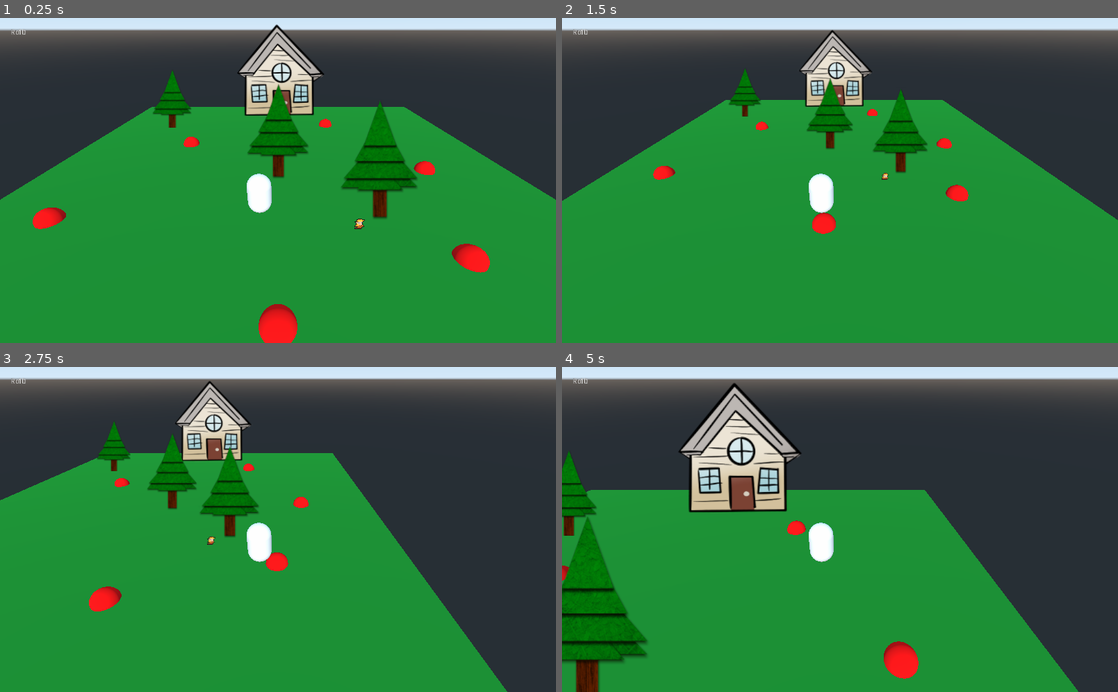
Above: before the commit, frames 1-4 (two rows, left to right).
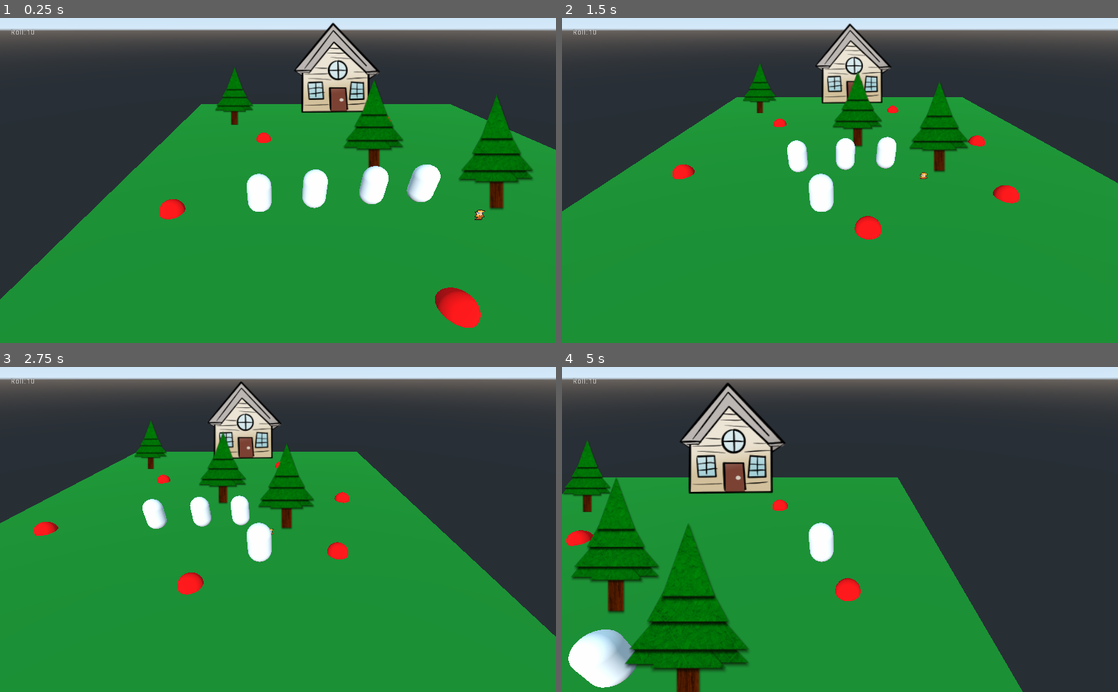
Above: after the commit, the same moments.

Repository: atchan24/EarthGamesWI2021
Game: Godot game, scene res://Main.tscn
Two runs of this game, one before a commit and one after it. Both use one fixed random seed, a clock stepped at 60 frames per second and the inputs below.
Inputs:
- Up to frame 1 (0.25 s): no input
- Up to frame 2 (1.5 s): hold Space (ui_roll) 0.53-1.28 s; tap Space (ui_roll) at 1.35 s
- Up to frame 3 (2.75 s): hold Space (ui_roll) from 2.03 s (still down)
- Up to frame 4 (5 s): release Space (ui_roll) at 2.78 s; tap Space (ui_roll) at 2.85, 4.35 s; hold Space (ui_roll) 3.53-4.28 s

The runs differ from the first frame. In frame 1, 23% of the frame differs, in the area x 0-100%, y 1-100%; in frame 2, 12%; in frame 3, 18%; in frame 4, 24%, in the area x 0-93%, y 3-100%.

Commit message:
Added basic turn queue

Diff:
--- a/BoardDemo/Main.tscn
+++ b/BoardDemo/Main.tscn
@@ -1,10 +1,11 @@
-[gd_scene load_steps=9 format=2]
+[gd_scene load_steps=10 format=2]
 
 [ext_resource path="res://Player.tscn" type="PackedScene" id=1]
 [ext_resource path="res://Characters/Pedestrian.tscn" type="PackedScene" id=2]
 [ext_resource path="res://Space.tscn" type="PackedScene" id=3]
 [ext_resource path="res://Terrain/Tree.tscn" type="PackedScene" id=4]
 [ext_resource path="res://Terrain/House.tscn" type="PackedScene" id=5]
+[ext_resource path="res://TurnQueue.gd" type="Script" id=6]
 
 [sub_resource type="PlaneMesh" id=1]
 size = Vector2( 50, 50 )
@@ -35,20 +36,20 @@
 margin_bottom = 34.0
 
 [node name="MarginContainer" type="MarginContainer" parent="GUI/Rolls Counter"]
-margin_right = 28.0
+margin_right = 44.0
 margin_bottom = 14.0
 
 [node name="Rolls" type="Label" parent="GUI/Rolls Counter/MarginContainer"]
-margin_right = 28.0
+margin_right = 44.0
 margin_bottom = 14.0
-text = "Roll:"
+text = "Roll:    "
 valign = 1
 __meta__ = {
 "_edit_use_anchors_": false
 }
 
 [node name="Value" type="Label" parent="GUI/Rolls Counter/MarginContainer"]
-margin_right = 28.0
+margin_right = 44.0
 margin_bottom = 14.0
 text = "10"
 align = 2
@@ -72,10 +73,31 @@
 [node name="Pedestrian" parent="." instance=ExtResource( 2 )]
 transform = Transform( 1, 0, 0, 0, 1, 0, 0, 0, 1, 6.22499, 0.738038, 8.52205 )
 
-[node name="Player" parent="." instance=ExtResource( 1 )]
+[node name="TurnQueue" type="Node" parent="."]
+script = ExtResource( 6 )
+
+[node name="Player" parent="TurnQueue" instance=ExtResource( 1 )]
+transform = Transform( 1, 0, 0, 0, 1, 0, 0, 0, 1, -11.1116, 1.23071, 7.09277 )
+
+[node name="TestCamera" type="Camera" parent="TurnQueue/Player"]
+transform = Transform( 1, 0, 0, 0, 0.838414, 0.545034, 0, -0.545034, 0.838414, 1.53078, 11.3347, 15.4447 )
+
+[node name="Player2" parent="TurnQueue" instance=ExtResource( 1 )]
+transform = Transform( 1, 0, 0, 0, 1, 0, 0, 0, 1, -6.52446, 1.41577, 6.70221 )
+
+[node name="TestCamera" type="Camera" parent="TurnQueue/Player2"]
+transform = Transform( 1, 0, 0, 0, 0.838414, 0.545034, 0, -0.545034, 0.838414, 1.53078, 11.3347, 15.4447 )
+
+[node name="Player3" parent="TurnQueue" instance=ExtResource( 1 )]
+transform = Transform( 1, 0, 0, 0, 1, 0, 0, 0, 1, 2.80955, 1.5083, 6.03334 )
+
+[node name="TestCamera" type="Camera" parent="TurnQueue/Player3"]
+transform = Transform( 1, 0, 0, 0, 0.838414, 0.545034, 0, -0.545034, 0.838414, 1.53078, 11.3347, 15.4447 )
+
+[node name="Player4" parent="TurnQueue" instance=ExtResource( 1 )]
 transform = Transform( 1, 0, 0, 0, 1, 0, 0, 0, 1, -1.53078, 1.5083, 6.3253 )
 
-[node name="TestCamera" type="Camera" parent="Player"]
+[node name="TestCamera" type="Camera" parent="TurnQueue/Player4"]
 transform = Transform( 1, 0, 0, 0, 0.838414, 0.545034, 0, -0.545034, 0.838414, 1.53078, 11.3347, 15.4447 )
 
 [node name="Spaces" type="Node" parent="."]
--- a/BoardDemo/Player.gd
+++ b/BoardDemo/Player.gd
@@ -8,6 +8,8 @@
 var roll = 0
 var rng = RandomNumberGenerator.new()
 
+export var active = false
+
 # Called when the node enters the scene tree for the first time.
 func _ready():
 	rng.randomize()
@@ -15,7 +17,7 @@
 
 # Called every frame. 'delta' is the elapsed time since the previous frame.
 func _process(delta) :
-	if Input.is_action_pressed("ui_roll") && !moving :
+	if Input.is_action_pressed("ui_roll") && !moving && active:
 		moving = true
 		roll = rng.randi_range(1, 10)
 		# update roll on UI
@@ -29,3 +31,4 @@
 			if current >= spaces.size():
 				current = 0
 			moving = roll > 0
+			if !moving: active = false
--- /dev/null
+++ b/BoardDemo/TurnQueue.gd
@@ -0,0 +1,24 @@
+extends Node
+
+
+# Declare member variables here. Examples:
+# var a = 2
+# var b = "text"
+var players : Array
+var active_player : int
+
+func next_player():
+	active_player = active_player + 1 % players.size()
+	players[active_player].active = true
+
+# Called when the node enters the scene tree for the first time.
+func _ready():
+	players = self.get_children()
+	active_player = 0
+	players[active_player].active = true
+
+
+# Called every frame. 'delta' is the elapsed time since the previous frame.
+func _process(delta):
+	if !players[active_player].active:
+		next_player()
Not shown, changed: Sandbox/icon.png.import
